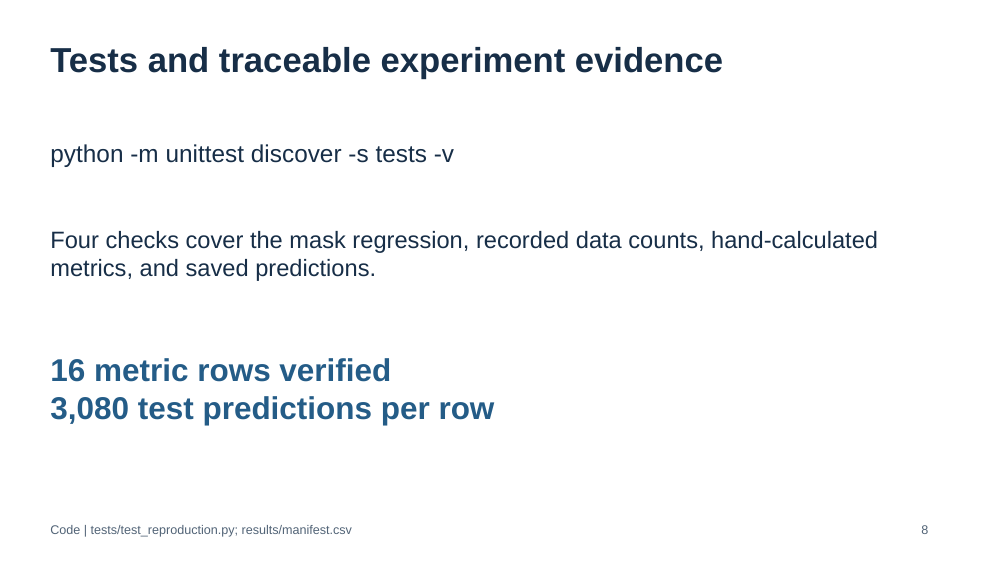
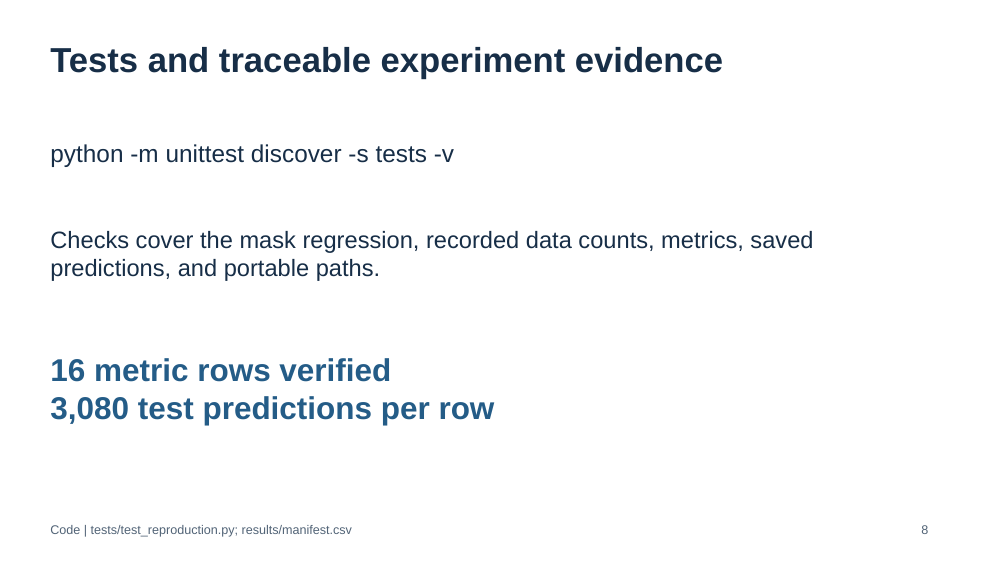
Before and after one commit to emailextra/AI504-BOLT-Reproduction, a slide deck: slide 8 of Slides.pptx. Drawn at 1008x567 pixels with LibreOffice and Linux fonts; fonts in the diff are those of the drawing. Boxes give left, top, right and bottom in pixels: in the first picture for what was removed or moved away, otherwise in the second. Text is boxed around its words. In the diff, an @@ line names an element or a change of style, - is before the commit and + after.

```diff
--- a/Slides.pptx
+++ b/Slides.pptx
@@ text at <box>50,231,813,281</box>: text changed @@
-Four checks cover the mask regression, recorded data counts, hand-calculated metrics, and saved predictions.
+Checks cover the mask regression, recorded data counts, metrics, saved predictions, and portable paths.
```
Also in this commit, not shown: 6 other files.
